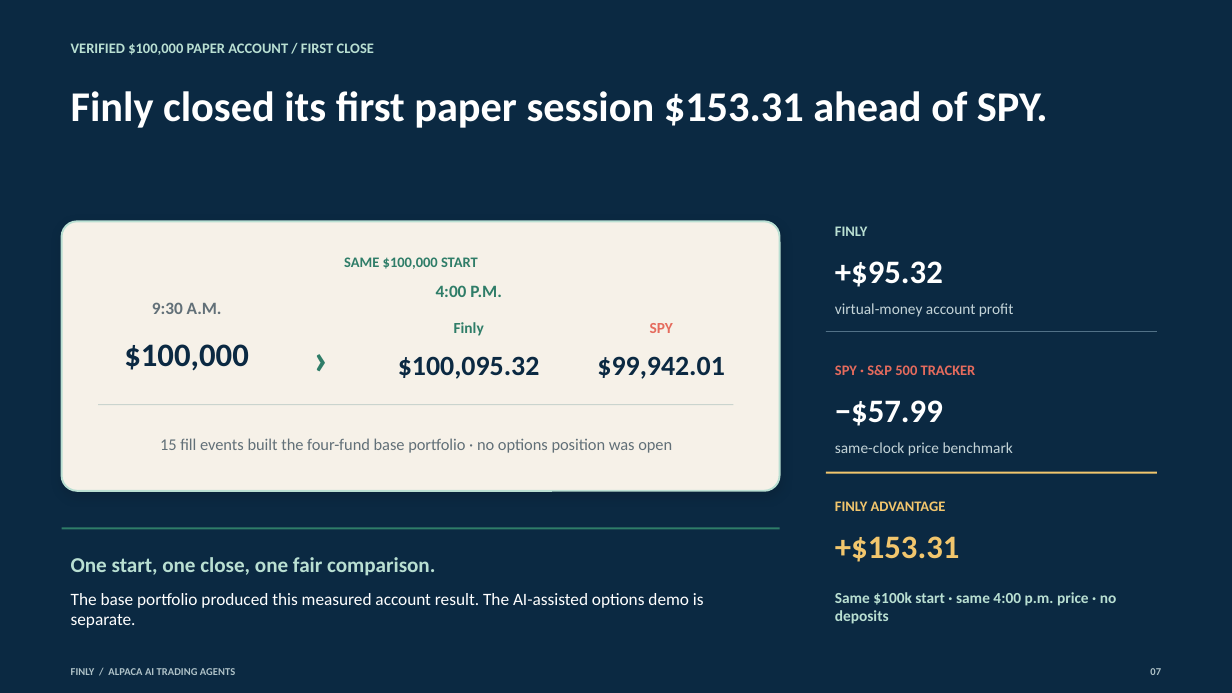
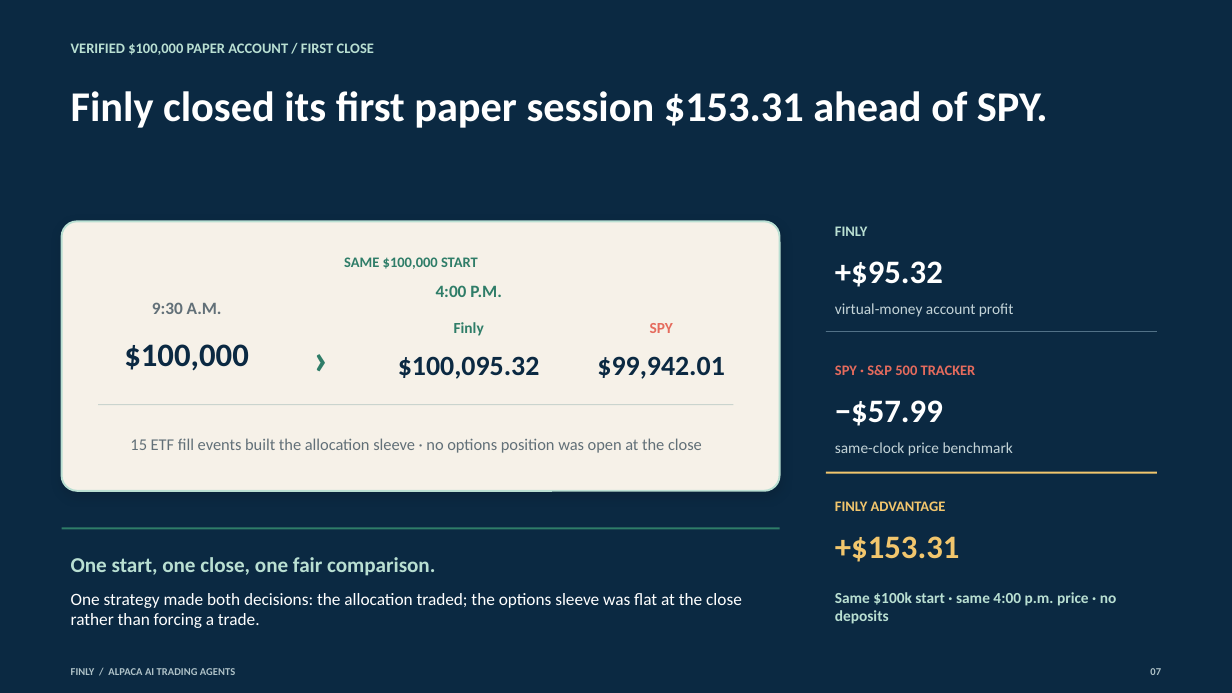
Before and after one commit to owlsowo/finly-bot, a slide deck: slide 7 of public/judge/Finly_Consulting_Deck.pptx. Drawn at 1232x693 pixels with LibreOffice and Linux fonts; fonts in the diff are those of the drawing. Boxes give left, top, right and bottom in pixels: in the first picture for what was removed or moved away, otherwise in the second. Text is boxed around its words. In the diff, an @@ line names an element or a change of style, - is before the commit and + after.

```diff
--- a/public/judge/Finly_Consulting_Deck.pptx
+++ b/public/judge/Finly_Consulting_Deck.pptx
@@ text at (130, 438, 702, 453): text changed @@
-15 fill events built the four-fund base portfolio · no options position was open
+15 ETF fill events built the allocation sleeve · no options position was open at the close
@@ text at (71, 593, 742, 628): text changed @@
-The base portfolio produced this measured account result. The AI-assisted options demo is separate.
+One strategy made both decisions: the allocation traded; the options sleeve was flat at the close rather than forcing a trade.
```
Also in this commit, not shown: 6 other slides changed, 38 other files.
